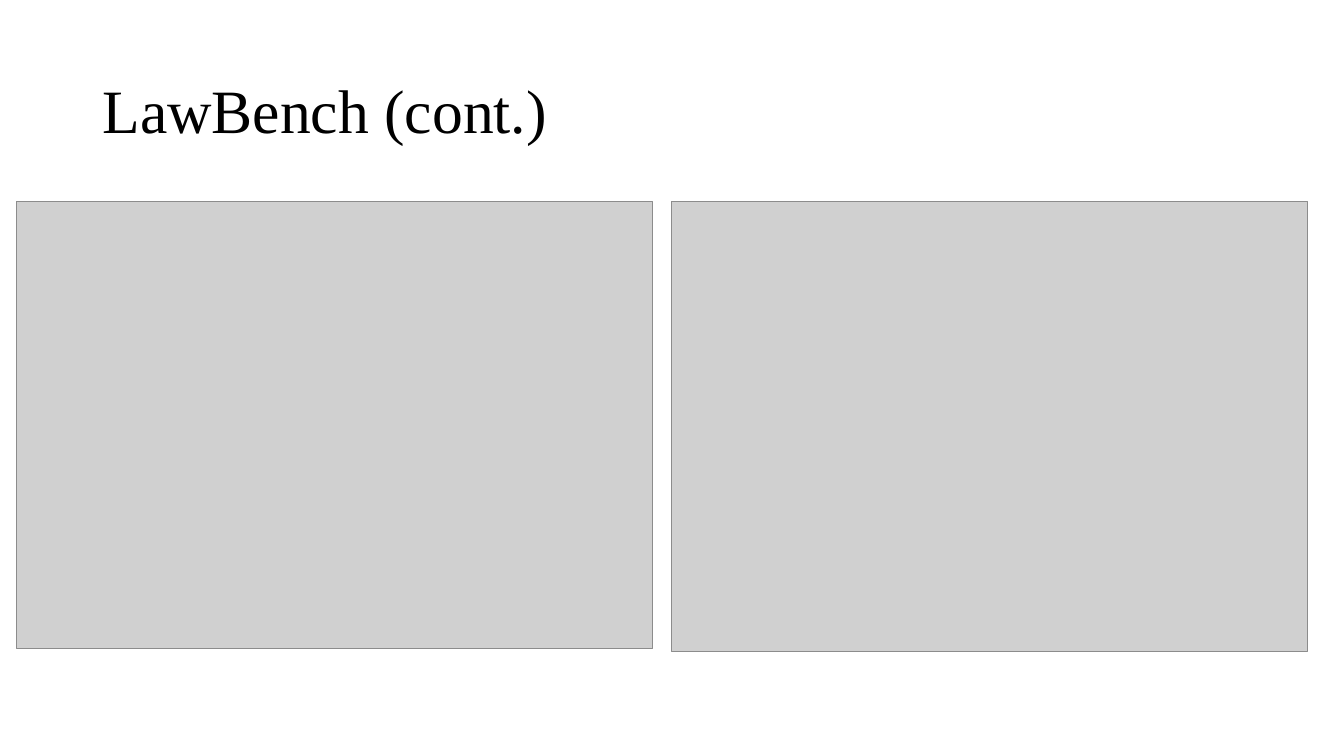
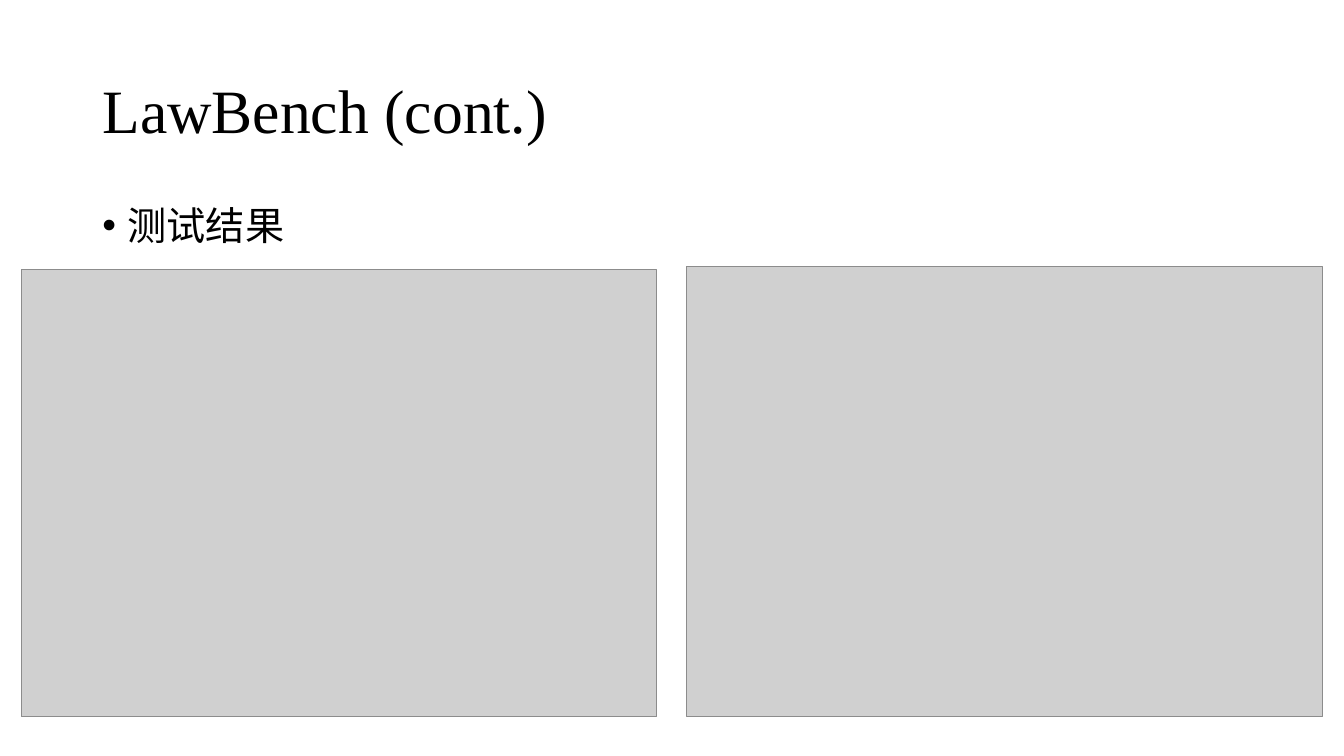
Before and after one commit to zhuohan9036/research_general_materials, a slide deck: slide 6 of legal_ai/20251107_intro_legal_ai_works.pptx (slide 3 before the commit). Drawn at 1344x756 pixels with LibreOffice and Linux fonts; fonts in the diff are those of the drawing; grey boxes stand for pictures. Boxes give left, top, right and bottom in pixels: in the first picture for what was removed or moved away, otherwise in the second. Text is boxed around its words. In the diff, an @@ line names an element or a change of style, - is before the commit and + after.

```diff
--- a/legal_ai/20251107_intro_legal_ai_works.pptx
+++ b/legal_ai/20251107_intro_legal_ai_works.pptx
@@ text added at bbox=[128, 207, 285, 243], 28 pt, text #000000 @@
+• 测试结果
@@ picture: place and size @@
-picture at bbox=[17, 202, 653, 649]
+picture at bbox=[21, 269, 657, 717]
@@ picture: place and size @@
-picture at bbox=[673, 202, 1309, 651]
+picture at bbox=[687, 267, 1323, 717]
```
Also in this commit, not shown: 1 other slide changed, 5 slides added, 1 other file.
